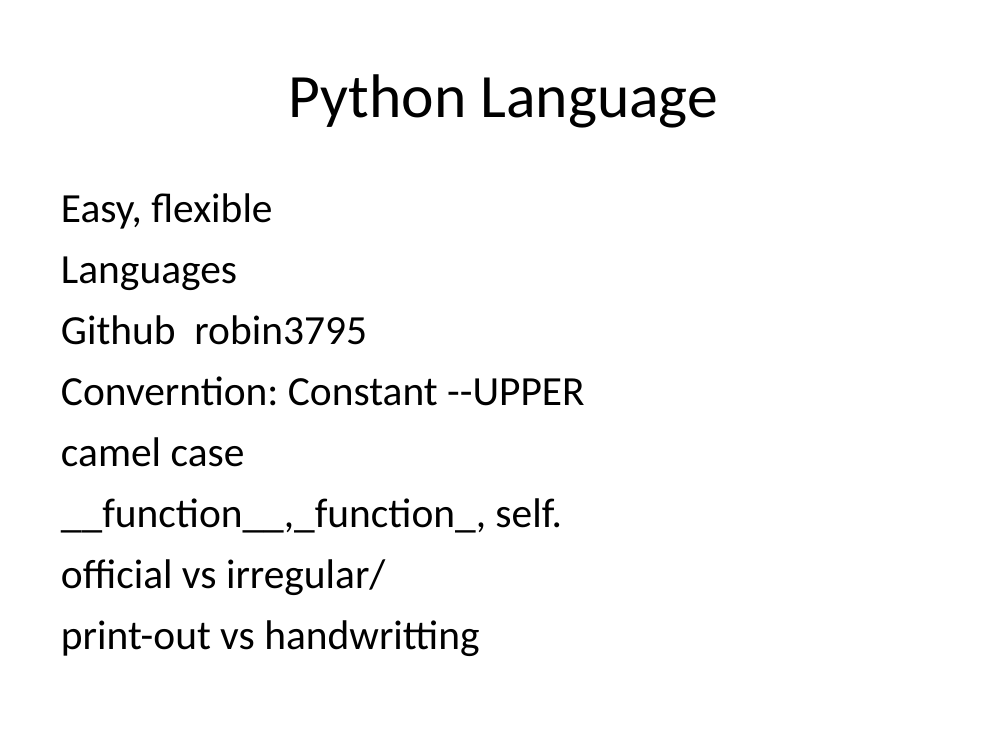
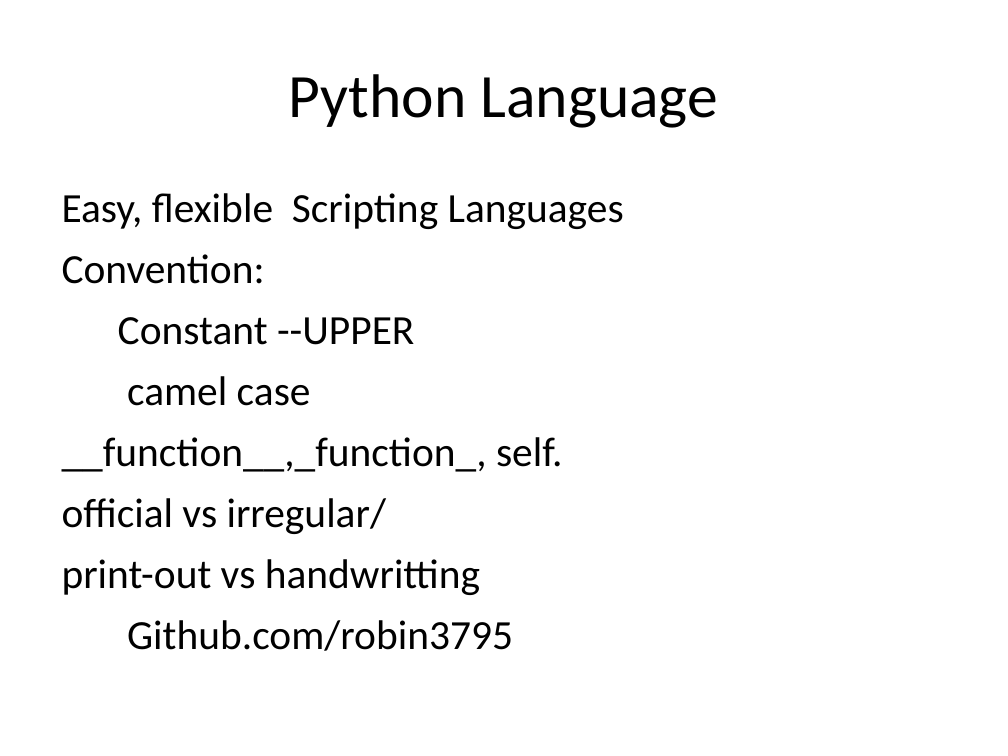
Before and after one commit to robin3795/sudoku, a slide deck: slide 10 of BigData.ppt (slide 9 before the commit). Drawn at 1008x756 pixels with LibreOffice and Linux fonts; fonts in the diff are those of the drawing. Boxes give left, top, right and bottom in pixels: in the first picture for what was removed or moved away, otherwise in the second. Text is boxed around its words. In the diff, an @@ line names an element or a change of style, - is before the commit and + after.

```diff
--- a/BigData.ppt
+++ b/BigData.ppt
@@ text at (62,193,624,345): text changed @@
-Easy, flexible
-Languages
-Github robin3795
-Converntion: Constant --UPPER
+Easy, flexible Scripting Languages
+Convention:
+Constant --UPPER
@@ text at (62,376,563,595): indent changed @@
@@ text at (127,620,513,651): paragraph added @@
+Github.com/robin3795
```
Also in this commit, not shown: 6 other slides changed, 3 slides added, 2 slides removed, 1 other file.
